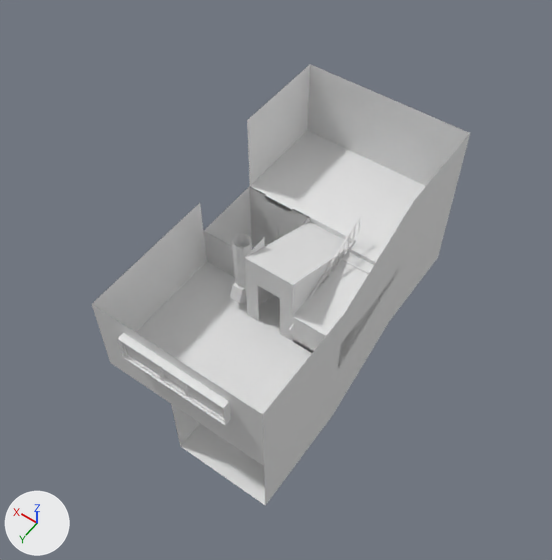
The FBX model TwoWeeks/Assets/Levels/Entrance/Import/Entrance.fbx: old version first, new version second.
The view is the same before and after, from a camera (50 mm lens) standing at (-7.8, 11.0, 28.3) and looking at (2.9, -4.0, 4.6). Lighting does not change. The marker at lower left points along +X, +Y and +Z. The picture after the commit comes second. Objects named as collision shapes, trigger or cutter boxes, shadow casters or lower levels of detail are left out. Where no turn or scale is listed for an object, it has been applied to the vertices.

Objects in the first picture: 'Padik_Deck_1_Base', 'Padik_Deck_1_Ladder', 'Padik_Deck_1_Walls', 'Padik_Deck_Elevator', 'Padik_Deck_Garbage', 'Padik_Deck_Last_End', 'Padik_Deck_Walls', 'Padik_ElevatorShaft', 'Padik_GarbageChute', 'Padik_Ladder' and 6 more.
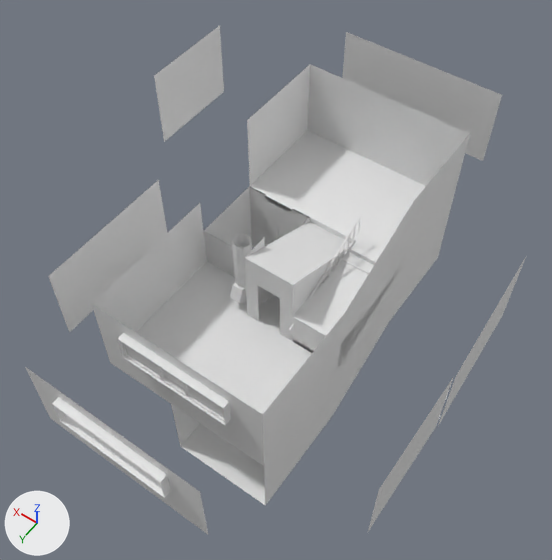
What changed in the scene script:
```text
Add me_padik_sepwalls_1:
    me_padik_sepwalls_1.from_pydata([(0.0, 0.0, 0.0), (0.0, 0.0, 3.5), (0.0, -5.85, 0.0), (0.0, -5.85, 3.5)], [], [(1, 0, 2, 3)])
Add me_padik_sepwalls_5:
    me_padik_sepwalls_5.from_pydata([(-7.2, 0.0, 0.0), (0.0, 0.0, 0.0), (-7.2, 0.0, 3.5), (0.0, 0.0, 3.5)], [], [(1, 0, 2, 3)])
Add me_padik_sepwalls_4:
    me_padik_sepwalls_4.from_pydata([(0.0, 0.0, 0.0), (0.0, -4.25, 0.0), (0.0, 0.0, 3.5), (0.0, -4.25, 3.5)], [], [(0, 1, 3, 2)])
Add me_padik_sepwalls_2:
    me_padik_sepwalls_2.from_pydata([(0.0, -4.65, 0.0), (0.0, -4.65, 3.5), (0.0, 0.0, 0.0), (0.0, 0.0, 3.5)], [], [(1, 0, 2, 3)])
Add me_padik_sepwalls_window:
    me_padik_sepwalls_window.from_pydata([(0.0, 0.0, 0.0), (0.0, 0.0, 3.5), (7.2, 0.0, 0.0), (7.2, 0.0, 3.5), (1.34, 0.0, 1.75), (1.34, 0.0, 2.91), (5.86, 0.0, 1.75), (5.86, 0.0, 2.91), (1.34, 0.3, 1.75), (1.34, 0.3, 2.91), (5.86, 0.3, 1.75), (5.86, 0.3, 2.91)], [], [(4, 0, 2, 6), (1, 5, 7, 3), (1, 0, 4, 5), (7, 6, 2, 3), (4, 6, 10, 8), (6, 7, 11, 10), (7, 5, 9, 11), (5, 4, 8, 9)])
Add me_padik_sepwalls_3:
    me_padik_sepwalls_3.from_pydata([(0.0, -4.25, 1.88), (0.0, -4.25, 5.38), (0.0, 0.0, 0.0), (0.0, 0.0, 3.5)], [], [(1, 0, 2, 3)])
Add ob_padik_sepwalls_1:
    ob_padik_sepwalls_1 = bpy.data.objects.new('Padik_SepWalls_1', me_padik_sepwalls_1)
    ob_padik_sepwalls_1.location = (8.27, 2.15, 3.75)
Add ob_padik_sepwalls_5:
    ob_padik_sepwalls_5 = bpy.data.objects.new('Padik_SepWalls_5', me_padik_sepwalls_5)
    ob_padik_sepwalls_5.location = (6.2, -13.74, 5.62)
Add ob_padik_sepwalls_4:
    ob_padik_sepwalls_4 = bpy.data.objects.new('Padik_SepWalls_4', me_padik_sepwalls_4)
    ob_padik_sepwalls_4.location = (10.85, -6.75, 5.62)
Add ob_padik_sepwalls_2:
    ob_padik_sepwalls_2 = bpy.data.objects.new('Padik_SepWalls_2', me_padik_sepwalls_2)
    ob_padik_sepwalls_2.location = (-5.12, 2.15, 3.75)
Add ob_padik_sepwalls_window:
    ob_padik_sepwalls_window = bpy.data.objects.new('Padik_SepWalls_Window', me_padik_sepwalls_window)
    ob_padik_sepwalls_window.location = (-1.0, 5.19, 3.75)
Add ob_padik_sepwalls_3:
    ob_padik_sepwalls_3 = bpy.data.objects.new('Padik_SepWalls_3', me_padik_sepwalls_3)
    ob_padik_sepwalls_3.location = (-5.17, -2.5, 3.75)
```

Pixel boxes [x1, y1, x2, y2] of what changed, in the pictures (552 x 560 px):
'Padik_SepWalls_5', added: after [342, 32, 502, 161]
'Padik_SepWalls_1', added: after [48, 180, 167, 332]
'Padik_SepWalls_Window', added: after [25, 367, 209, 535]
'Padik_SepWalls_4', added: after [154, 25, 224, 142]
'Padik_SepWalls_2', added: after [368, 377, 454, 531]
'Padik_SepWalls_3', added: after [438, 255, 527, 426]
